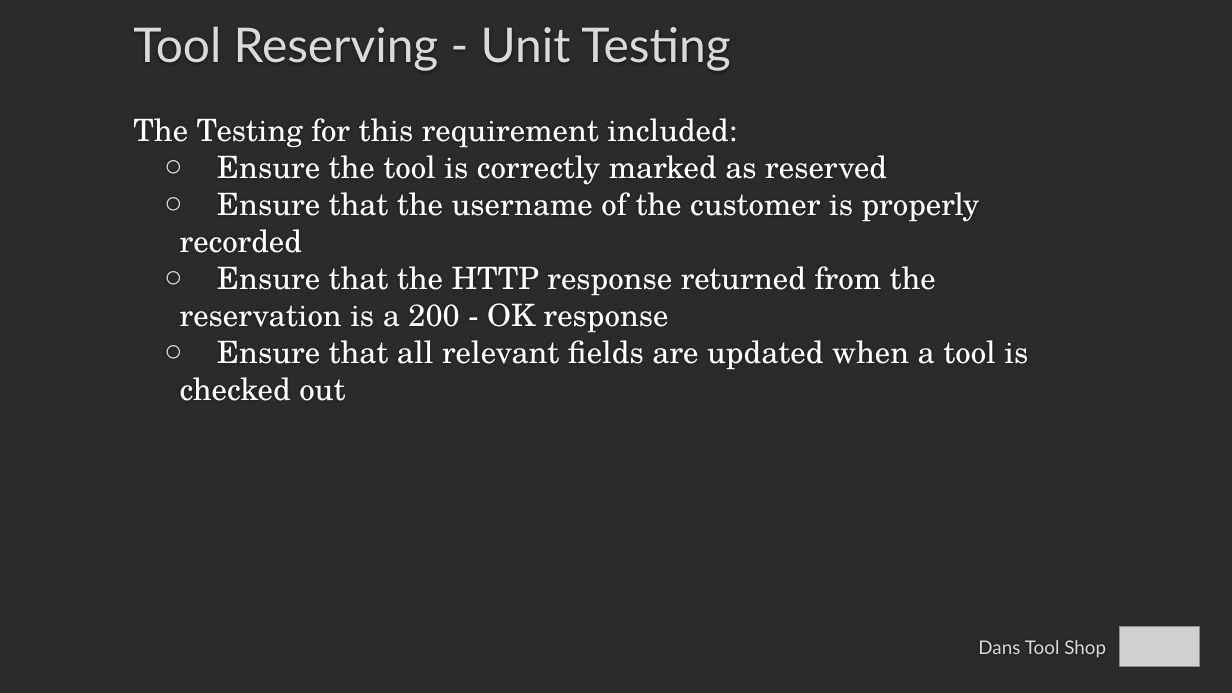
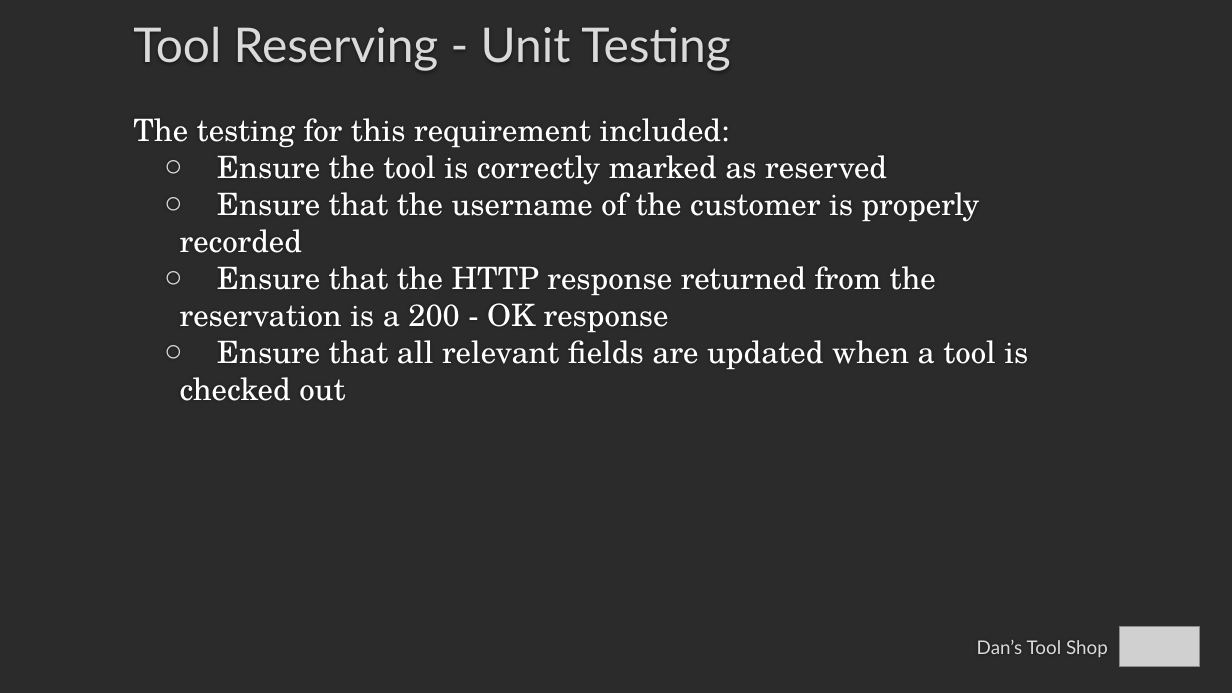
Before and after one commit to brcallister/cs3450-Tools-Co-op, a slide deck: slide 21 of Presentation/3450presentation.pptx. Drawn at 1232x693 pixels with LibreOffice and Linux fonts; fonts in the diff are those of the drawing; grey boxes stand for pictures; background and template pictures are left out; a plain dark background stands for a picture behind light text. Boxes give left, top, right and bottom in pixels: in the first picture for what was removed or moved away, otherwise in the second. Text is boxed around its words. In the diff, an @@ line names an element or a change of style, - is before the commit and + after.

```diff
--- a/Presentation/3450presentation.pptx
+++ b/Presentation/3450presentation.pptx
@@ subtitle at box(133, 118, 730, 148): text changed @@
-The Testing for this requirement included:
+The testing for this requirement included:
@@ title at box(977, 640, 1108, 657): text changed @@
-Dans Tool Shop
+Dan’s Tool Shop
```
Also in this commit, not shown: 22 other slides changed.
